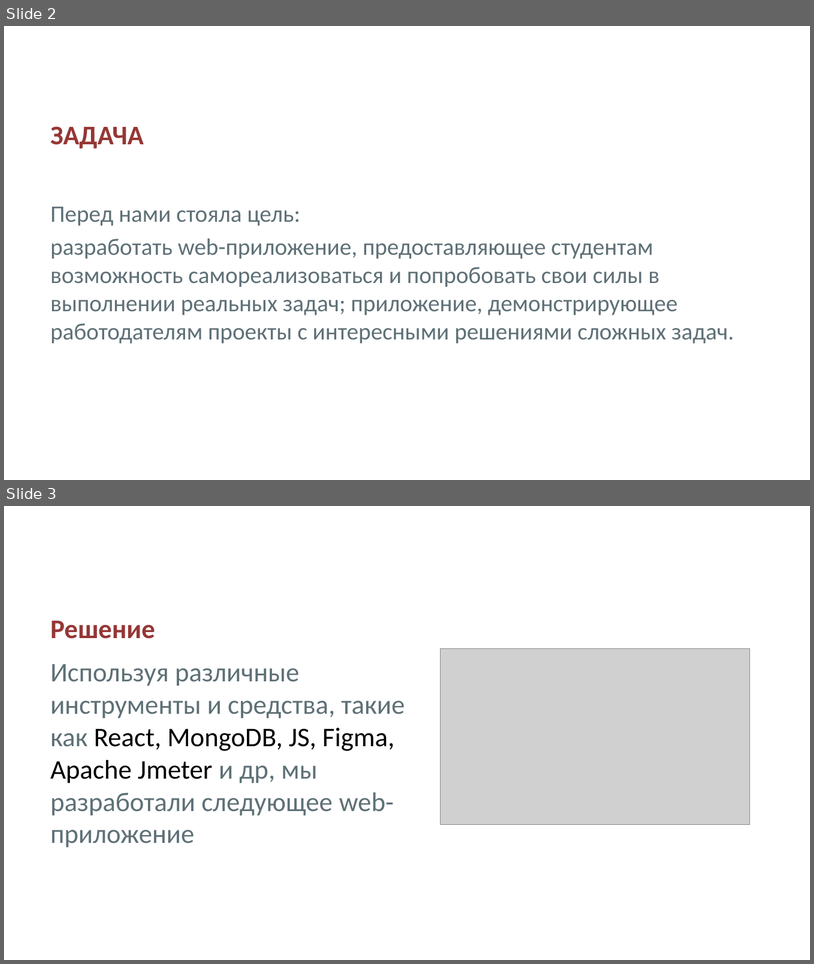
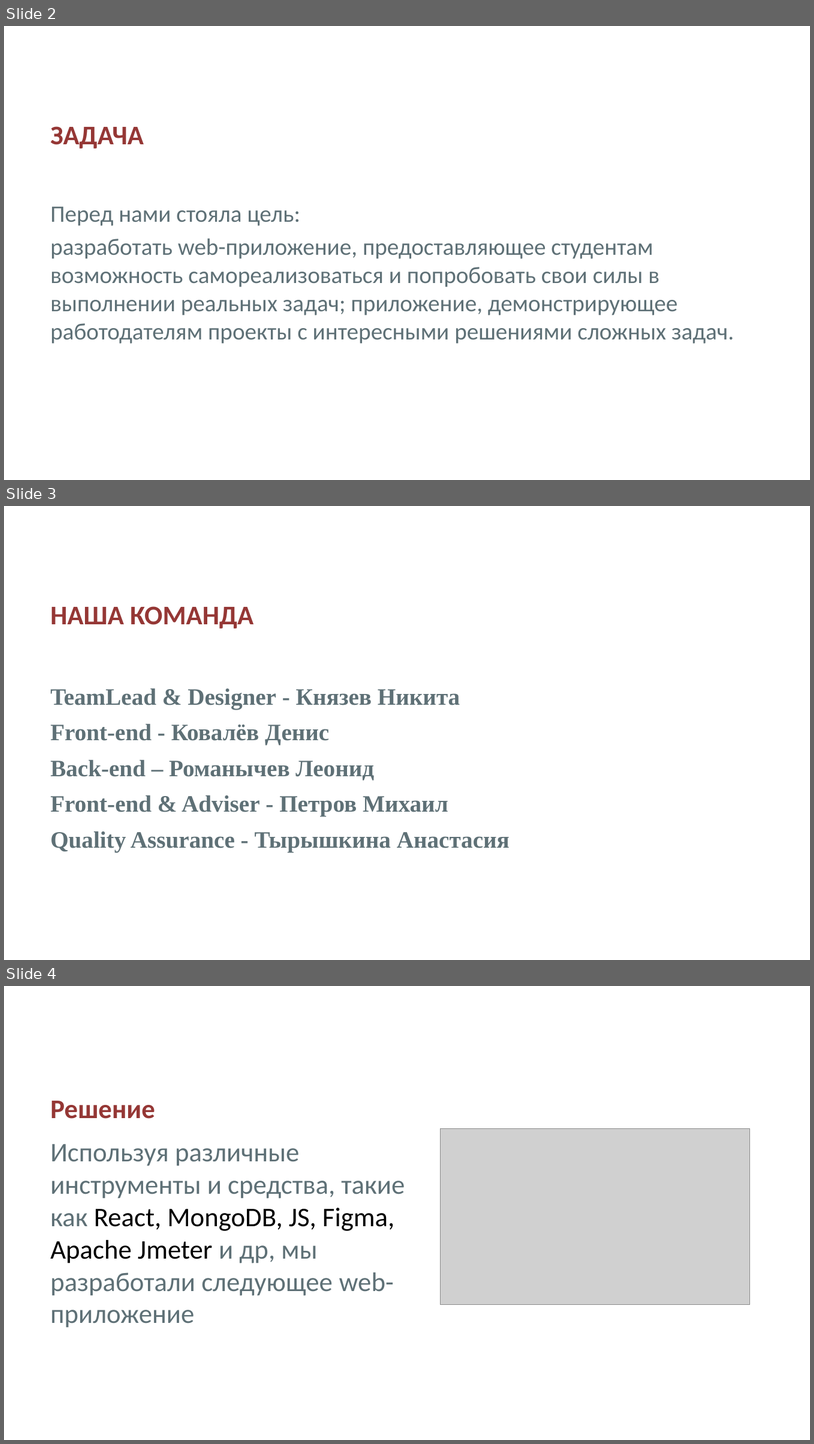
Before and after one commit to mike-petrov/citek, a slide deck: ЦИТИК демо-день.pptx. Shown one above the other, each under a label of ours: slides 2 and 3 before the commit, slides 2, 3 and 4 after it. The pictures are 814x964 and 814x1444 pixels, drawn with LibreOffice and Linux fonts; fonts in the diff are those of the drawing; grey boxes stand for pictures; background and template pictures are left out. Boxes give left, top, right and bottom in pixels: in the first picture for what was removed or moved away, otherwise in the second. Text is boxed around its words. In the diff, an @@ line names an element or a change of style, - is before the commit and + after.

```diff
--- a/ЦИТИК демо-день.pptx
+++ b/ЦИТИК демо-день.pptx
@@ slide 3 added at (x1=4, y1=506, x2=810, y2=960), background picture (left out) @@
@@ text added at (x1=50, y1=606, x2=254, y2=628), 32 pt, text #953735, bold @@
+НАША КОМАНДА
@@ text added at (x1=50, y1=688, x2=510, y2=852), 28 pt, text #5E7076, bold @@
+TeamLead & Designer - Князев Никита
+Front-end - Ковалёв Денис
+Back-end – Романычев Леонид
+Front-end & Adviser - Петров Михаил
+Quality Assurance - Тырышкина Анастасия
@@ what was slide 3 is now slide 4 @@
```
Also in this commit, not shown: 1 slide changed.
